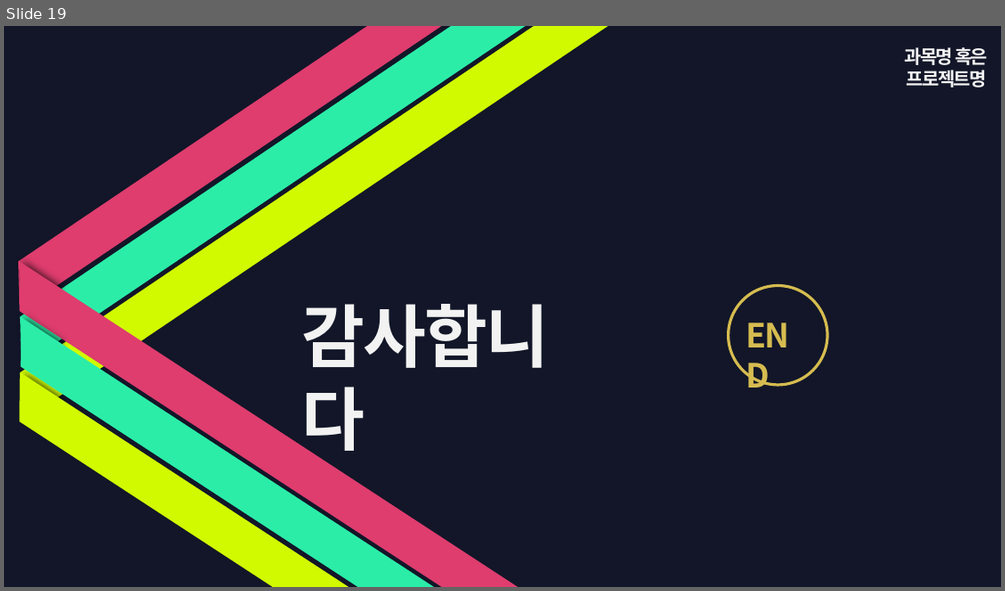
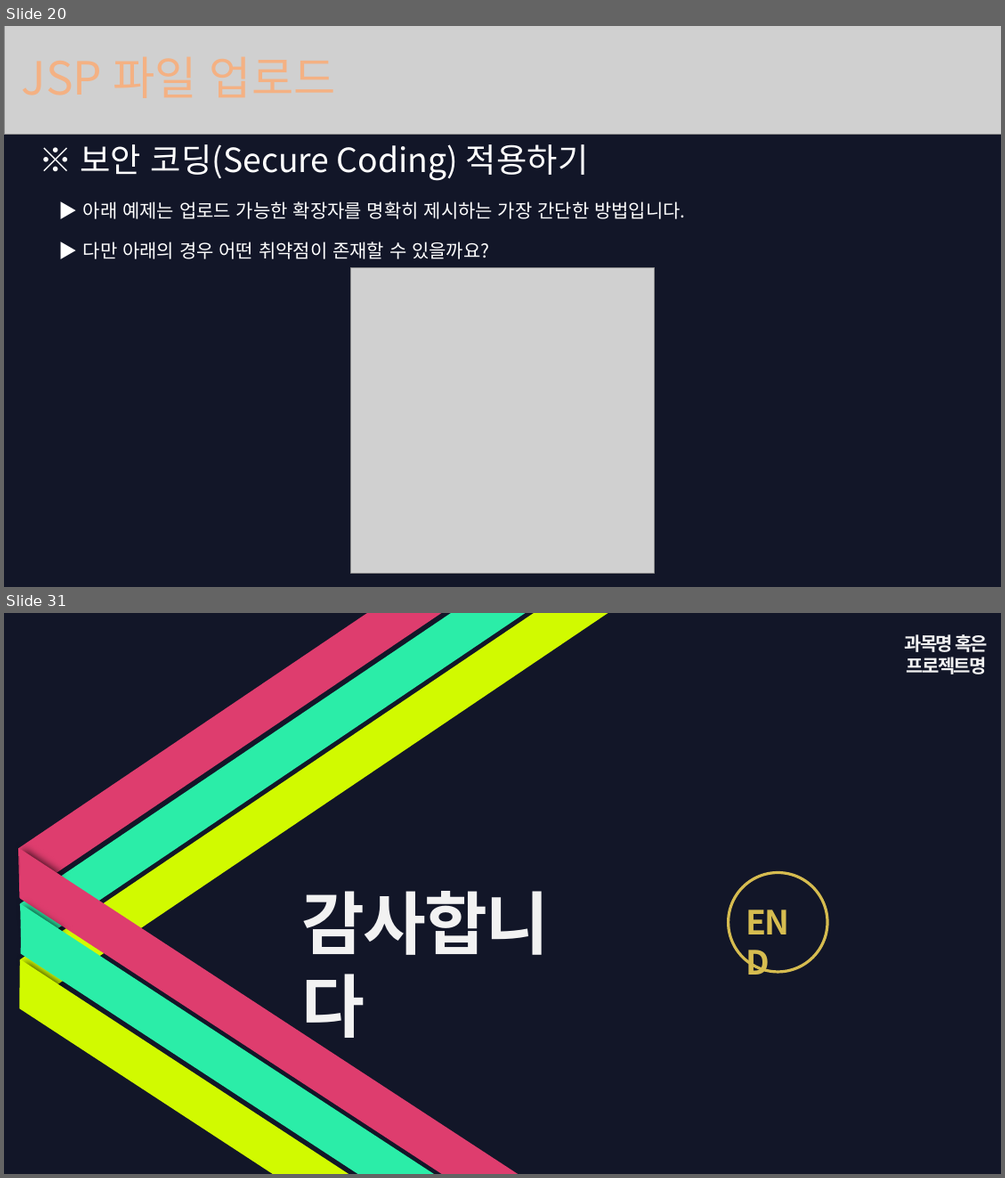
Before and after one commit to psun2/Java, a slide deck: Java-study/107. File Upload (feat) 동빈나/JSP파일업로드.pptx. Shown one above the other, each under a label of ours: slide 19 before the commit, slides 20 and 31 after it; the slides between them are not shown. The pictures are 1005x591 and 1005x1178 pixels, drawn with LibreOffice and Linux fonts; fonts in the diff are those of the drawing; grey boxes stand for pictures; background and template pictures are left out. Boxes give left, top, right and bottom in pixels: in the first picture for what was removed or moved away, otherwise in the second. Text is boxed around its words. In the diff, an @@ line names an element or a change of style, - is before the commit and + after.

```diff
--- a/Java-study/107. File Upload (feat) 동빈나/JSP파일업로드.pptx
+++ b/Java-study/107. File Upload (feat) 동빈나/JSP파일업로드.pptx
@@ slide 20 added at bbox=[4, 26, 1001, 587], background #121628 @@
@@ picture added at bbox=[4, 26, 1001, 135] @@
@@ text added at bbox=[81, 144, 588, 181], 32 pt, text #FFFFFF @@
+※ 보안 코딩(Secure Coding) 적용하기
@@ text added at bbox=[83, 201, 686, 259], 18 pt, text #FFFFFF @@
+▶ 아래 예제는 업로드 가능한 확장자를 명확히 제시하는 가장 간단한 방법입니다.
+▶ 다만 아래의 경우 어떤 취약점이 존재할 수 있을까요?
@@ picture added at bbox=[351, 267, 655, 573] @@
@@ what was slide 19 is now slide 31 @@
```
Also in this commit, not shown: 11 other slides added, 27 other files.
